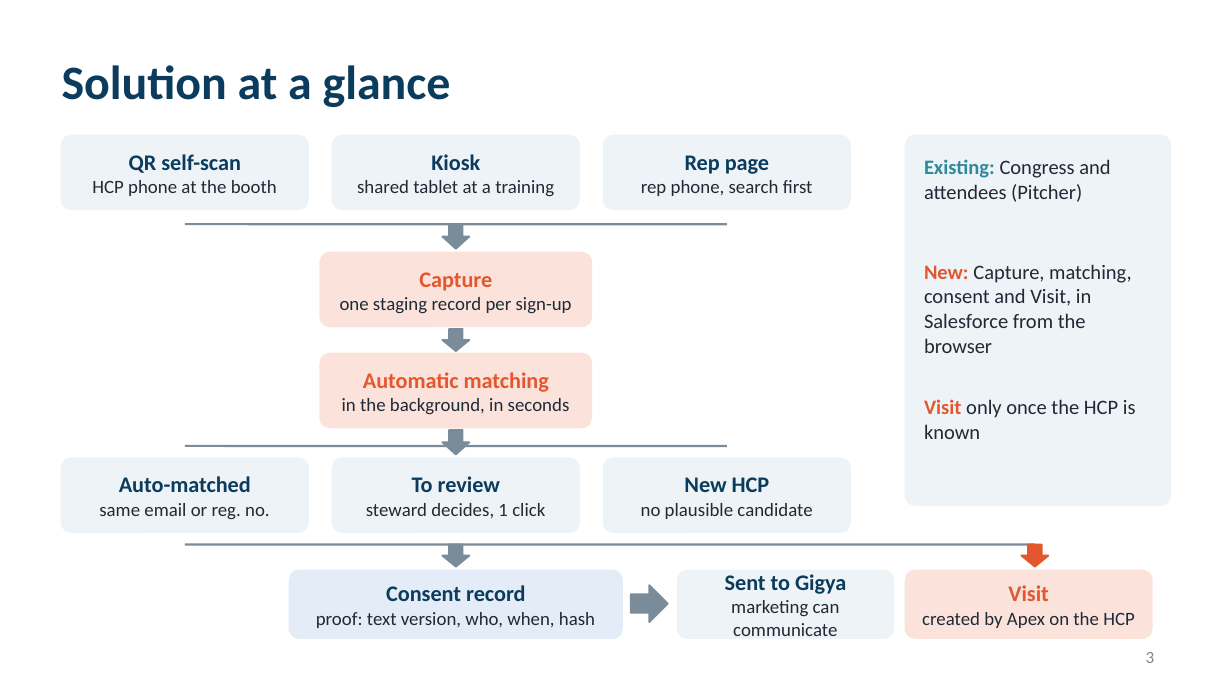
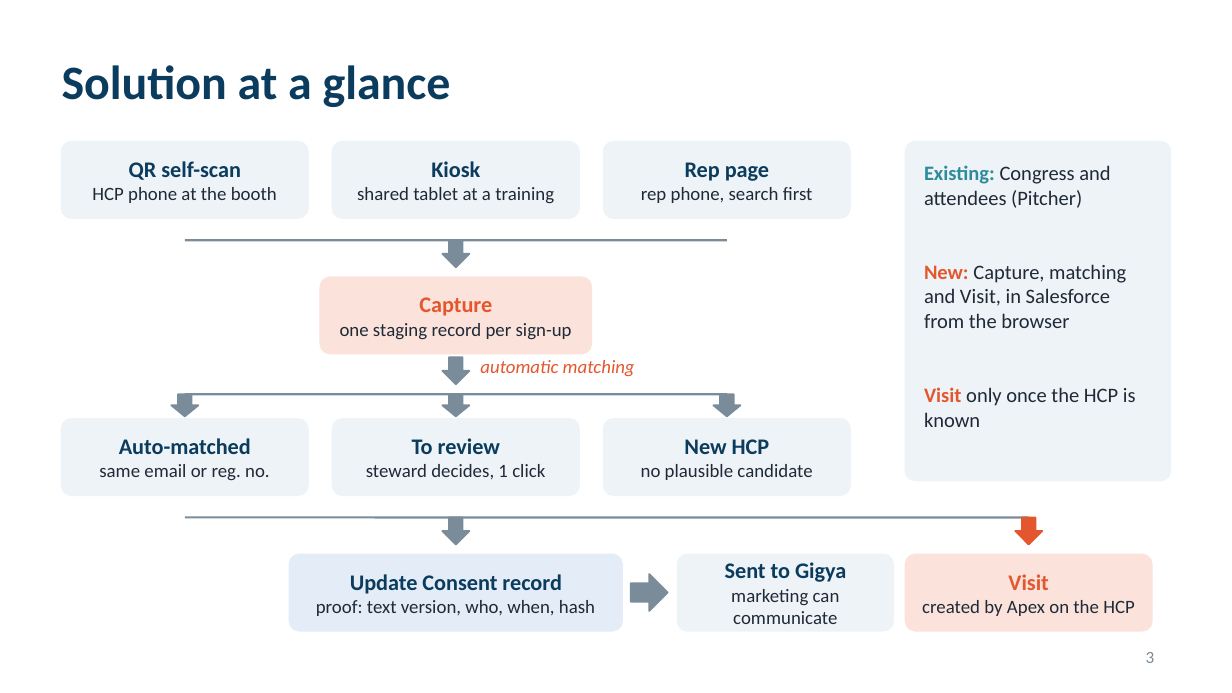
Before and after one commit to patrik8585/claude, a slide deck: slide 3 of slides/France_CBU_Congress_Solution.pptx. Drawn at 1232x693 pixels with LibreOffice and Linux fonts; fonts in the diff are those of the drawing. Boxes give left, top, right and bottom in pixels: in the first picture for what was removed or moved away, otherwise in the second. Text is boxed around its words. In the diff, an @@ line names an element or a change of style, - is before the commit and + after.

```diff
--- a/slides/France_CBU_Congress_Solution.pptx
+++ b/slides/France_CBU_Congress_Solution.pptx
@@ 3 texts, 3 rounded rectangles: place and size @@
-3 texts, 3 rounded rectangles at box(62, 136, 850, 209)
+3 texts, 3 rounded rectangles at box(62, 142, 850, 218)
@@ rounded rectangle: place and size @@
-rounded rectangle at box(906, 136, 1170, 505)
+rounded rectangle at box(906, 142, 1170, 480)
@@ text "Existing: Congress and attendees (Pitcher)": place and size @@
-text "Existing: Congress and attendees (Pitcher)" at box(924, 159, 1110, 202)
+text "Existing: Congress and attendees (Pitcher)" at box(924, 165, 1110, 208)
@@ line moved from (185, 224) - (727, 224) to (185, 240) - (727, 240) @@
@@ down arrow: place and size @@
-down arrow at box(442, 224, 469, 249)
+down arrow at box(442, 240, 469, 267)
@@ text at box(924, 264, 1126, 328): text changed @@
-New: Capture, matching, consent and Visit, in Salesforce from the browser
+New: Capture, matching and Visit, in Salesforce from the browser
@@ rounded rectangle: place and size @@
-rounded rectangle at box(320, 253, 591, 326)
+rounded rectangle at box(320, 277, 591, 354)
@@ text "Capture": place and size @@
-text "Capture" at box(340, 272, 572, 314)
+text "Capture" at box(340, 297, 572, 340)
@@ rounded rectangle removed at box(320, 354, 591, 428) @@
@@ down arrow: place and size @@
-down arrow at box(442, 329, 469, 351)
+down arrow at box(442, 357, 469, 384)
@@ text "automatic matching" at box(480, 360, 635, 376): vertical alignment middle to top @@
@@ text at box(480, 360, 635, 376): text changed; text colour #1F2A37 to #E4572E; italic on @@
-Automatic matching
-in the background, in seconds
+automatic matching
@@ text "Visit only once the HCP ...": place and size @@
-text "Visit only once the HCP ..." at box(924, 399, 1136, 439)
+text "Visit only once the HCP ..." at box(924, 387, 1136, 427)
@@ down arrow added at box(171, 394, 198, 416), fill #7A8B99, outline #7A8B99 1 pt @@
@@ line moved from (185, 446) - (727, 446) to (185, 394) - (727, 394) @@
@@ down arrow: place and size @@
-down arrow at box(442, 430, 469, 455)
+down arrow at box(442, 394, 469, 416)
@@ 3 texts, 3 rounded rectangles: place and size @@
-3 texts, 3 rounded rectangles at box(62, 458, 850, 532)
+3 texts, 3 rounded rectangles at box(62, 419, 850, 495)
@@ proportions changed in 10 elements at box(62, 142, 308, 218), box(333, 142, 579, 218), box(604, 142, 850, 218), box(320, 277, 591, 354), box(333, 419, 579, 495), box(290, 554, 622, 631), box(906, 554, 1152, 631), box(678, 554, 893, 631), box(62, 419, 308, 495), box(604, 419, 850, 495) @@
@@ down arrow added at box(713, 394, 740, 416), fill #7A8B99, outline #7A8B99 1 pt @@
@@ line moved from (185, 545) - (1035, 545) to (185, 517) - (1029, 517) @@
@@ down arrow: place and size @@
-down arrow at box(442, 545, 469, 567)
+down arrow at box(442, 517, 469, 545)
@@ down arrow: place and size @@
-down arrow at box(1021, 545, 1048, 567)
+down arrow at box(1015, 517, 1042, 545)
@@ rounded rectangle: place and size @@
-rounded rectangle at box(290, 570, 622, 638)
+rounded rectangle at box(290, 554, 622, 631)
@@ text "Update Consent record": place and size @@
-text "Update Consent record" at box(316, 585, 595, 628)
+text "Update Consent record" at box(316, 574, 595, 616)
@@ rounded rectangle: place and size @@
-rounded rectangle at box(678, 570, 893, 638)
+rounded rectangle at box(678, 554, 893, 631)
@@ text "Sent to Gigya": place and size @@
-text "Sent to Gigya" at box(725, 574, 846, 636)
+text "Sent to Gigya" at box(725, 562, 846, 624)
@@ rounded rectangle: place and size @@
-rounded rectangle at box(906, 570, 1152, 638)
+rounded rectangle at box(906, 554, 1152, 631)
@@ text "Visit": place and size @@
-text "Visit" at box(922, 585, 1135, 628)
+text "Visit" at box(922, 574, 1135, 616)
@@ text at box(350, 574, 562, 594): text changed @@
-Consent record
+Update Consent record
@@ right arrow: place and size @@
-right arrow at box(631, 585, 668, 622)
+right arrow at box(631, 574, 668, 611)
```
Also in this commit, not shown: 2 other slides changed.
